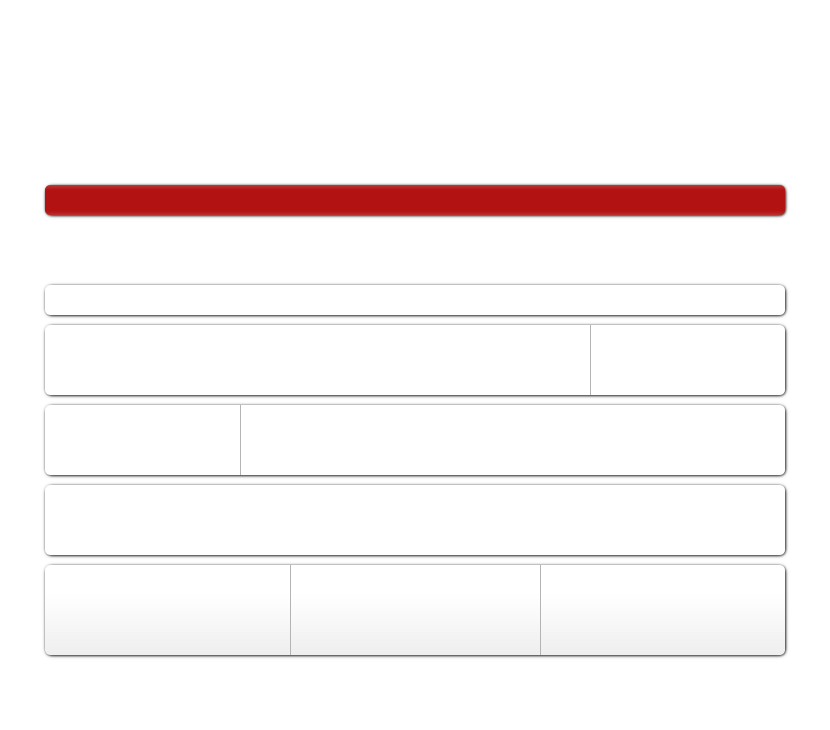
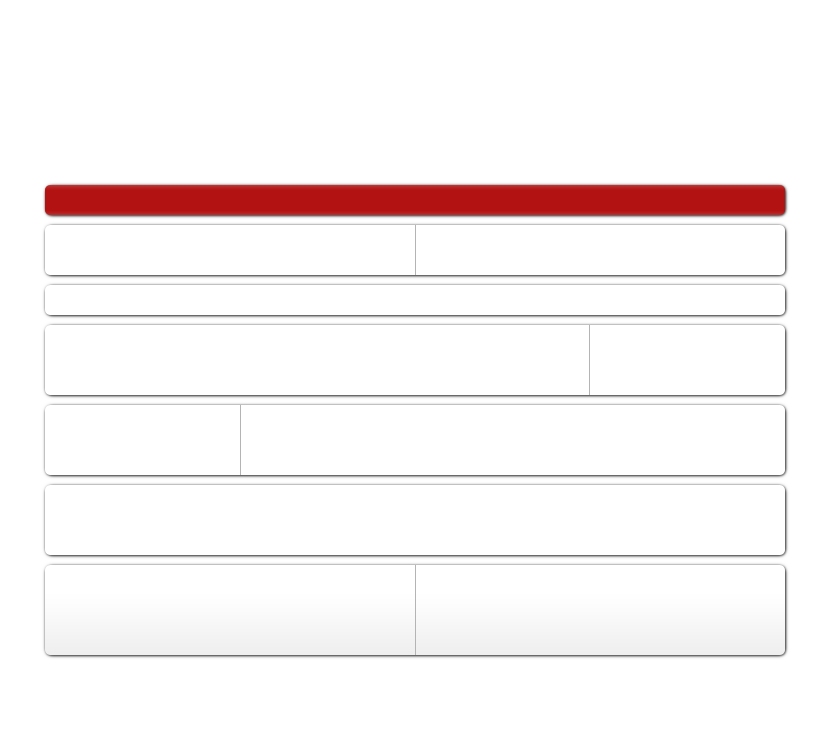
Before/after of a 830x730 layered artwork. What changed in the layer stack:
painted on "stroke" over box(290, 225, 591, 655)
renamed "header widget" to "boxes", painted on it over box(45, 225, 785, 395)
removed layer "ms" over box(589, 325, 591, 395)
